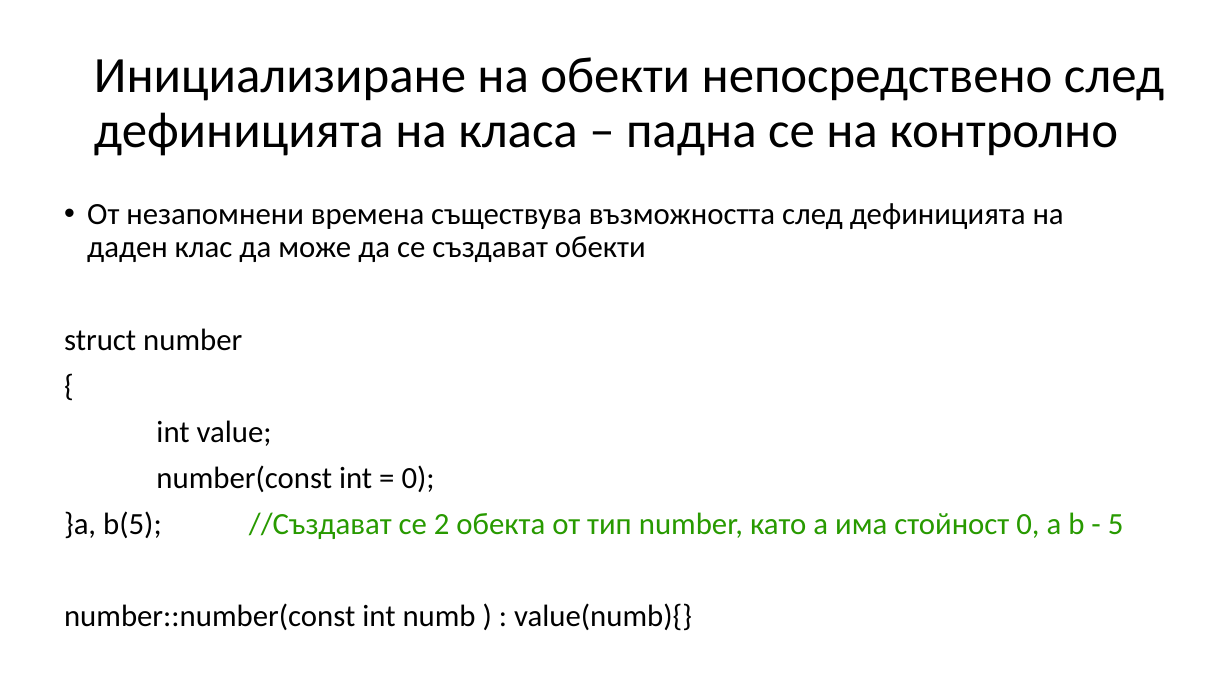
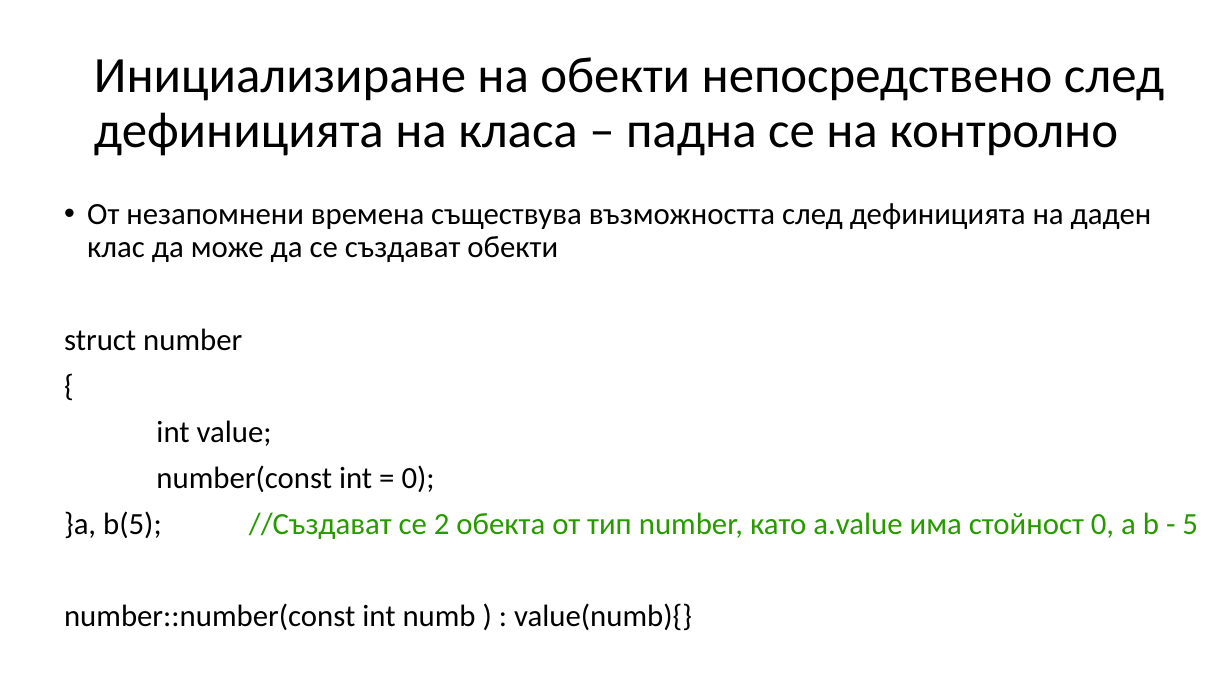
Before and after one commit to Mapmo/Uni-CPP, a slide deck: slide 100 of Object-Oriented Programming/Consultation 2/Consultation2.pptx. Drawn at 1232x693 pixels with LibreOffice and Linux fonts; fonts in the diff are those of the drawing. Boxes give left, top, right and bottom in pixels: in the first picture for what was removed or moved away, otherwise in the second. Text is boxed around its words. In the diff, an @@ line names an element or a change of style, - is before the commit and + after.

```diff
--- a/Object-Oriented Programming/Consultation 2/Consultation2.pptx
+++ b/Object-Oriented Programming/Consultation 2/Consultation2.pptx
@@ text at [64, 511, 1198, 539]: text changed @@
-}a, b(5); //Създават се 2 обекта от тип number, като а има стойност 0, а b - 5
+}a, b(5); //Създават се 2 обекта от тип number, като а.value има стойност 0, а b - 5
```
Also in this commit, not shown: 12 other slides changed, 2 other files.
